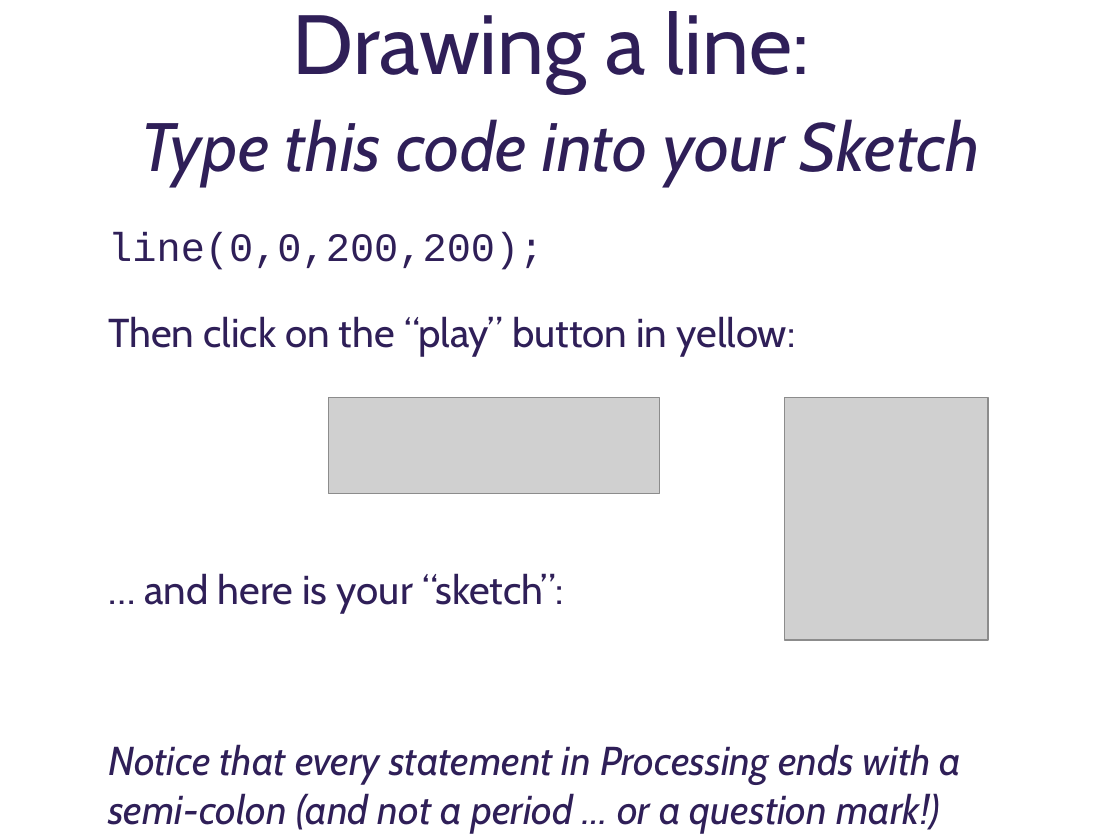
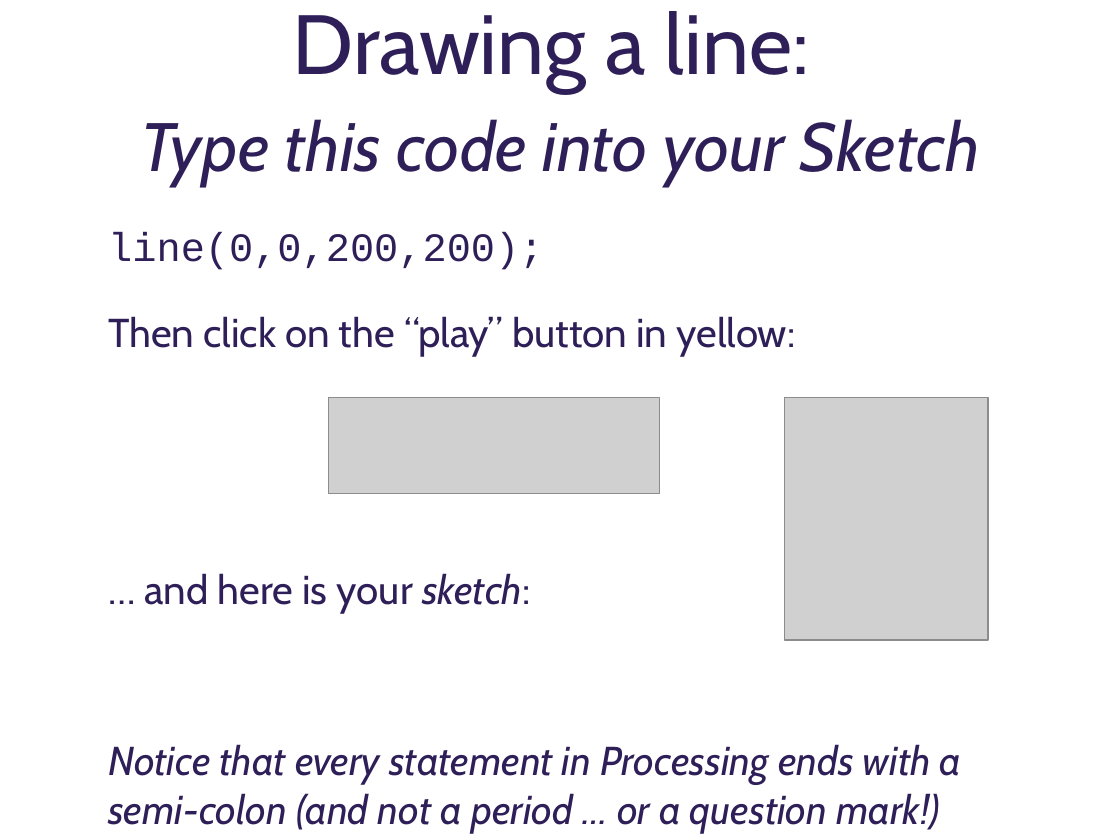
Before and after one commit to deenaengel/TF3_ProcessingSlides, a slide deck: slide 7 of Processing_Presentation_TF3_DE_notes.pptx. Drawn at 1120x840 pixels with LibreOffice and Linux fonts; fonts in the diff are those of the drawing; grey boxes stand for pictures; background and template pictures are left out. Boxes give left, top, right and bottom in pixels: in the first picture for what was removed or moved away, otherwise in the second. Text is boxed around its words. In the diff, an @@ line names an element or a change of style, - is before the commit and + after.

```diff
--- a/Processing_Presentation_TF3_DE_notes.pptx
+++ b/Processing_Presentation_TF3_DE_notes.pptx
@@ text at (144, 573, 530, 614): text changed @@
-… and here is your “sketch”:
+… and here is your sketch:
```
Also in this commit, not shown: 6 other slides changed, 2 slides added.
